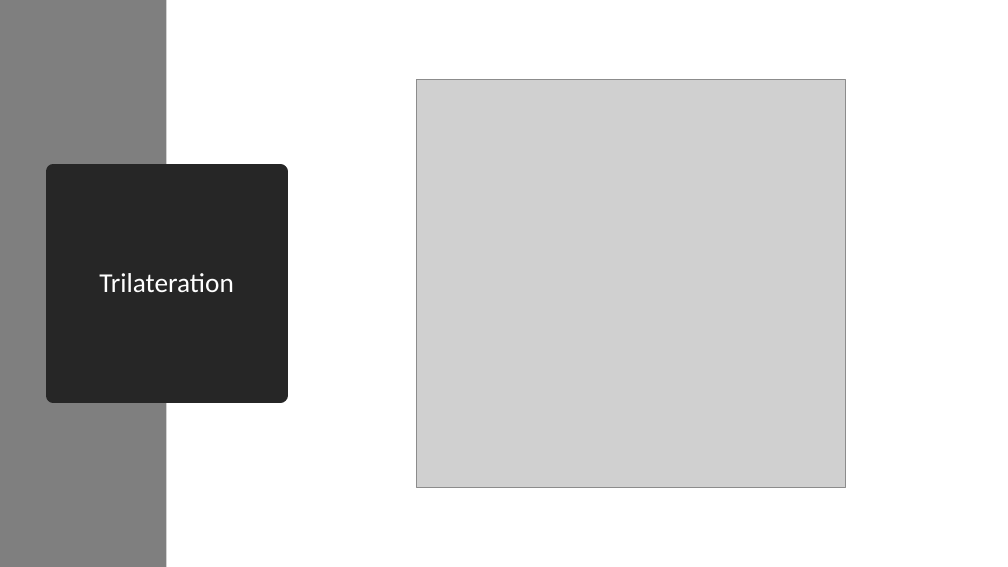
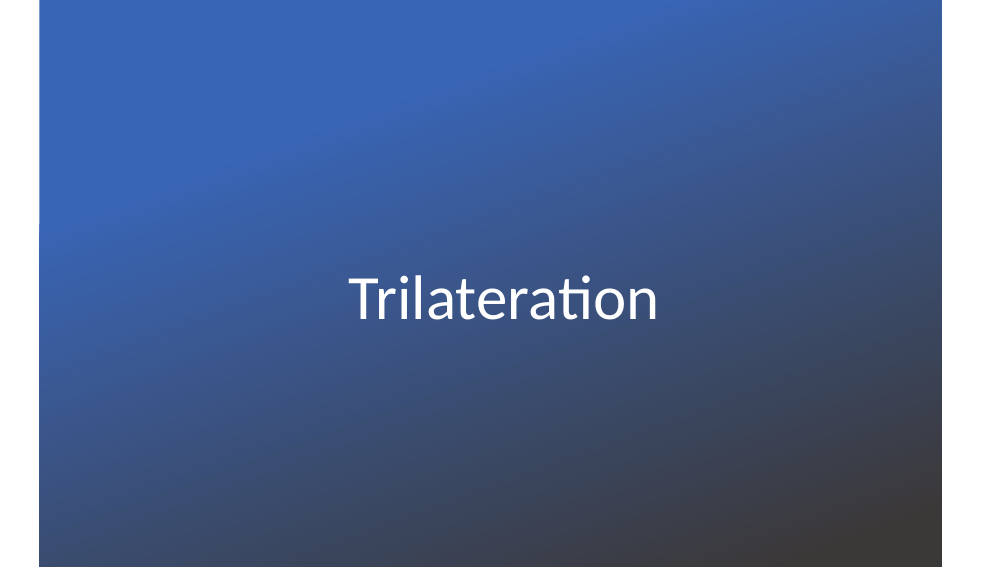
Before and after one commit to raulvel/licenta, a slide deck: slide 10 of Velcherean_Raul_presentation.pptx (slide 6 before the commit). Drawn at 1008x567 pixels with LibreOffice and Linux fonts; fonts in the diff are those of the drawing; grey boxes stand for pictures; background and template pictures are left out. Boxes give left, top, right and bottom in pixels: in the first picture for what was removed or moved away, otherwise in the second. Text is boxed around its words. In the diff, an @@ line names an element or a change of style, - is before the commit and + after.

```diff
--- a/Velcherean_Raul_presentation.pptx
+++ b/Velcherean_Raul_presentation.pptx
@@ rectangle removed at (x1=0, y1=0, x2=166, y2=567) @@
@@ rectangle added at (x1=39, y1=0, x2=941, y2=567), fill gradient #3965B5 to #3B3838 @@
@@ picture removed at (x1=417, y1=79, x2=846, y2=487) @@
@@ title "Trilateration" resized from (x1=53, y1=172, x2=281, y2=395) to (x1=252, y1=169, x2=757, y2=337) @@
@@ title "Trilateration" at (x1=252, y1=169, x2=757, y2=337): size 26 to 60 pt; vertical alignment middle to bottom; fill #262626 to none; outline #262626 13.75 pt to none @@
```
Also in this commit, not shown: 11 slides added, 1 slide removed.
